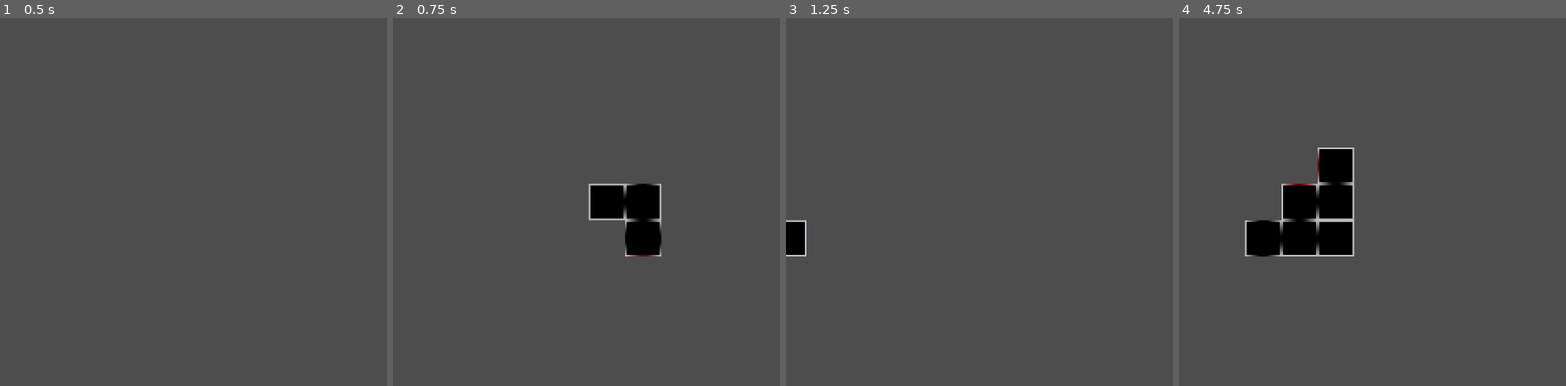
Above: before the commit, frames 1-4 (left to right).
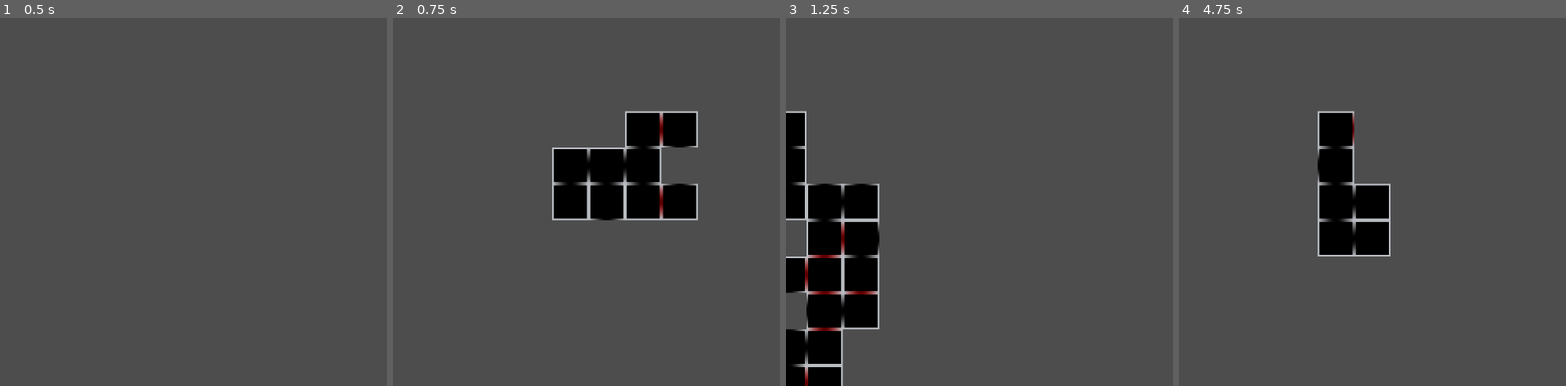
Above: after the commit, the same moments.

Repository: Drejzer/FloorArchitect
Game: Godot game, scene res://Demo.tscn
Two runs of this game, one before a commit and one after it. Both use one fixed random seed, a clock stepped at 60 frames per second and the inputs below. The engine's default icon, where the game draws it, is replaced by a stand-in: a white triangle on a blue panel in a dark square.
Inputs:
- Up to frame 1 (0.5 s): no input
- Up to frame 2 (0.75 s): tap Enter (test) at 0.5, 0.6 s; hold Right (ui_right) from 0.53 s (still down)
- Up to frame 3 (1.25 s): keep holding Right (ui_right); tap Space (display_AP, bound only after the commit) at 0.8 s
- Up to frame 4 (4.75 s): release Right (ui_right) at 1.28 s; hold Down (ui_down) 1.28-2.03 s; tap Space (display_AP, bound only after the commit) at 1.35, 2, 2.3, 2.85, 3.5, 3.8, 4.35 s; tap Enter (test) at 1.55, 2.1, 2.75, 3.05, 3.6, 4.25, 4.55 s; hold Right (ui_right) 2.03-2.78 s; hold Up (ui_up) 2.78-3.53 s; hold Left (ui_left) from 3.53 s (still down)

Frame 1 is identical in both runs. In frame 2, 7.6% of the frame differs, in the area x 41-79%, y 25-65%; in frame 3, 12%, in the area x 0-25%, y 25-100%; in frame 4, 5.8%.

Commit message:
Implemented demonstration of Articulation Point detection

Diff:
--- a/Cell/Cell.gd
+++ b/Cell/Cell.gd
@@ -20,7 +20,7 @@
 	configure_walls()
 	pass # Replace with function body.
 
-## Sets up the display of
+## Sets up the display of the cell's walls
 func configure_walls()->void:
 	match(Data.Passages[Utils.UP]):
 		Utils.PassageType.NONE,Utils.PassageType.HIDDEN:
@@ -114,3 +114,7 @@
 			$Passages/PW/Sprite2.visible=false
 			$Passages/PW/Sprite3.visible=false
 	pass
+
+func set_Content_visibility(isap:bool)->void:
+	$ContentImage.visible=isap;
+	pass
--- a/Cell/Cell.tscn
+++ b/Cell/Cell.tscn
@@ -1,7 +1,8 @@
-[gd_scene load_steps=9 format=3 uid="uid://crw1xqhqj0g50"]
+[gd_scene load_steps=10 format=3 uid="uid://crw1xqhqj0g50"]
 
 [ext_resource type="Script" path="res://Cell/Cell.gd" id="1"]
 [ext_resource type="Texture2D" uid="uid://b0y4506sjblhl" path="res://icon.png" id="2"]
+[ext_resource type="Texture2D" uid="uid://c7ma773tqca3y" path="res://ball.png" id="3_vu5l5"]
 
 [sub_resource type="Gradient" id="3"]
 offsets = PackedFloat32Array(0, 0.490798, 0.993865)
@@ -38,6 +39,8 @@
 texture = ExtResource("2")
 
 [node name="ContentImage" type="Sprite2D" parent="."]
+visible = false
+texture = ExtResource("3_vu5l5")
 
 [node name="Passages" type="Node2D" parent="."]
 
--- a/Demo.gd
+++ b/Demo.gd
@@ -7,6 +7,8 @@
 @export var CellScene:PackedScene
 
 var gen=false
+
+var briges_and_aps:={}
 
 func _ready() -> void:
 	#randomize()
@@ -21,9 +23,13 @@
 		if!gen:
 			gen=true
 			genmap()
-			var t:=Utils.GetBridgesAndArticulationPoints($FloorArchitect.Cells)
-			print(t.Bridges)
-			print(t.ArticulationPoints)
+	elif Input.is_action_just_released("display_AP"):
+		if gen:
+			gen=false
+			briges_and_aps=Utils.GetBridgesAndArticulationPoints($FloorArchitect.Cells)
+			for c in $map.get_children():
+				if c.has_method("set_Content_visibility"):
+					c.set_Content_visibility(c.Data.MapPos in briges_and_aps["ArticulationPoints"])
 	cdir.y=-1 if Input.is_action_pressed("ui_up") else (1 if Input.is_action_pressed("ui_down") else 0)
 	cdir.x=-1 if Input.is_action_pressed("ui_left") else (1 if Input.is_action_pressed("ui_right") else 0)
 	cdir=cdir.normalized()*_delta*1000
@@ -38,7 +44,6 @@
 	$FloorArchitect.Cells.clear()
 	$FloorArchitect.PotentialCells.clear()
 	$FloorArchitect.plan_floor()
-	gen=false
 
 
 func _on_BaseFloorArchitect_FloorPlanned() -> void:
--- a/Demo.tscn
+++ b/Demo.tscn
@@ -15,11 +15,12 @@
 [node name="FloorArchitect" type="Node" parent="."]
 script = ExtResource("3_5x8er")
 Weigths = {
-0: 3,
-1: 5,
+0: 5,
+1: 3,
 2: 0,
 3: 0,
 4: 1
 }
+maximum_room_count = 200
 
 [connection signal="FloorPlanned" from="FloorArchitect" to="." method="_on_BaseFloorArchitect_FloorPlanned"]
--- a/project.godot
+++ b/project.godot
@@ -30,6 +30,11 @@
 "events": [Object(InputEventKey,"resource_local_to_scene":false,"resource_name":"","device":0,"window_id":0,"alt_presse …(181 unchanged characters)…
 ]
 }
+display_AP={
+"deadzone": 0.5,
+"events": [Object(InputEventKey,"resource_local_to_scene":false,"resource_name":"","device":0,"window_id":0,"alt_pressed":false,"shift_pressed":false,"ctrl_pressed":false,"meta_pressed":false,"pressed":false,"keycode":32,"physical_keycode":0,"key_label":0,"unicode":0,"echo":false,"script":null)
+]
+}
 
 [physics]
 
Binary file added: ball.png
Not shown, added: ball.png.import
